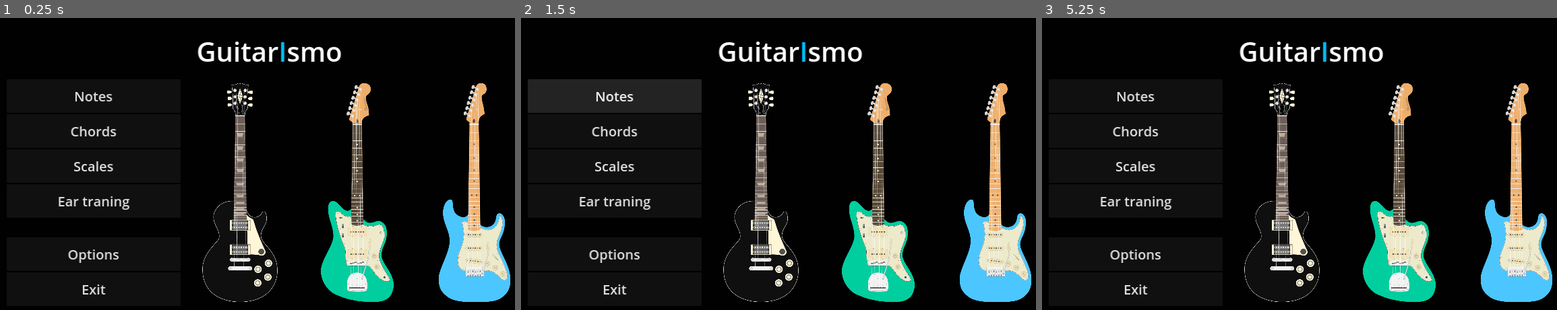
Above: before the commit, frames 1-3 (left to right).
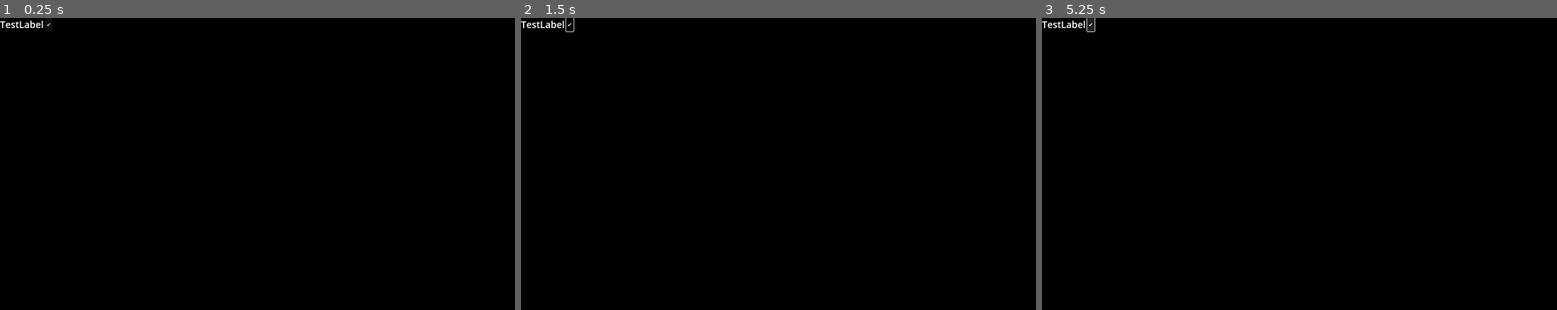
Above: after the commit, the same moments.

Repository: alexander-smoktal/guitar-master
Game: Godot game, scene res://Scenes/SceneLoader/TestScene.tscn
Two runs of this game, one before a commit and one after it. Both use one fixed random seed, a clock stepped at 60 frames per second and the inputs below. Before the commit the project starts from res://Menu/MainMenu.tscn.
Inputs (mouse positions are in pixels of both pictures, inside the frame that each line leads up to):
- Up to frame 1 (0.25 s): no input
- Up to frame 2 (1.5 s): click (567, 23) at 0.5 s, where only the run after the commit has a clickable "✔"; click (613, 96) at 1.25 s, where only the run before the commit has a clickable "Notes"
- Up to frame 3 (5.25 s): click (1134, 131) at 2 s, where only the run before the commit has a clickable "Chords"; click (1134, 166) at 2.75 s, where only the run before the commit has a clickable "Scales"; click (1134, 201) at 3.5 s, where only the run before the commit has a clickable "Ear traning"; click (1134, 96) at 4.25 s, where only the run before the commit has a clickable "Notes"; click (1088, 23) at 5 s, where only the run after the commit has a clickable "✔"

The runs differ from the first frame. In frame 1, 13% of the frame differs, in the area x 0-100%, y 0-98%; in frame 2, 17%; in frame 3, 13%.

Commit message:
Add scene settings loader

Diff:
--- /dev/null
+++ b/Scenes/SceneLoader/Loader.gd
@@ -0,0 +1,64 @@
+extends Container
+
+class_name SettingsLoader
+
+enum ControlType { BOOL, INT, ENUM }
+
+const SCRIPT_PATH: String = "res://Scenes/SceneLoader/TestSettingsProvider.gd"
+
+# Called when the node enters the scene tree for the first time.
+func _ready():
+    var test_scene = load(SCRIPT_PATH)
+
+    var settings: Object = test_scene.get_settings()
+
+    for prop in settings.get_property_list():
+        if prop["name"] in ["RefCounted", "script", "Built-in script"]:
+            continue
+
+        var a_name = SettingsLoader.__parse_name(prop["name"])
+        var type = SettingsLoader.__parse_type(prop["type"], prop["class_name"])
+
+        var enum_variants = []
+        if type == ControlType.ENUM:
+            enum_variants = SettingsLoader.__parse_enum_variants(prop["class_name"])
+        self.__add_entry(a_name, type, enum_variants)
+
+func __add_entry(a_name: String, type: ControlType, enum_variants: Array):
+    print("Name: ", a_name, " type: ", type, " enums: ", enum_variants)
+
+static func __parse_name(a_name: String) -> String:
+    var words = a_name.split("_")
+    words[0] = words[0].capitalize()
+    return " ".join(words)
+
+static func __parse_type(type: int, a_class_name: String) -> ControlType:
+    if type == Variant.Type.TYPE_BOOL:
+        return ControlType.BOOL
+    elif type == Variant.Type.TYPE_INT:
+        if a_class_name:
+            return ControlType.ENUM
+        else:
+            return ControlType.INT
+    else:
+        assert(false, "Invalid settings type. Not a bool, int or enum")
+
+    return ControlType.BOOL
+
+
+static func __parse_enum_variants(a_class_name: String) -> Array:
+    # splits `res://Scenes/SceneLoader/TestSettingsProvider.gd.TestEnum` into scpript and enum name
+    var enum_components = a_class_name.rsplit(".", false, 1)
+
+    var enum_obj = load(enum_components[0])
+
+    var result = []
+    for variant in enum_obj[enum_components[1]]:
+        var words = variant.split("_")
+        for i in len(words):
+            if i == 0:
+                words[i] = words[i].capitalize()
+            else:
+                words[i] = words[i].to_lower()
+        result.append(" ".join(words))
+    return result
--- /dev/null
+++ b/Scenes/SceneLoader/TestScene.tscn
@@ -0,0 +1,34 @@
+[gd_scene load_steps=2 format=3 uid="uid://boucm425yo43w"]
+
+[ext_resource type="Script" path="res://Scenes/SceneLoader/Loader.gd" id="1_3ghj1"]
+
+[node name="TestScene" type="Container"]
+anchors_preset = 15
+anchor_right = 1.0
+anchor_bottom = 1.0
+grow_horizontal = 2
+grow_vertical = 2
+script = ExtResource("1_3ghj1")
+
+[node name="HBoxContainer" type="HBoxContainer" parent="."]
+layout_mode = 2
+size_flags_vertical = 3
+alignment = 1
+
+[node name="GridContainer" type="GridContainer" parent="HBoxContainer"]
+layout_mode = 2
+size_flags_horizontal = 3
+columns = 2
+
+[node name="Label" type="Label" parent="HBoxContainer/GridContainer"]
+layout_mode = 2
+size_flags_horizontal = 3
+size_flags_vertical = 2
+theme_override_font_sizes/font_size = 28
+text = "TestLabel"
+vertical_alignment = 1
+
+[node name="Button" type="Button" parent="HBoxContainer/GridContainer"]
+layout_mode = 2
+toggle_mode = true
+text = "✔"
--- /dev/null
+++ b/Scenes/SceneLoader/TestSettingsProvider.gd
@@ -0,0 +1,15 @@
+extends Object
+
+enum TestEnum {
+    TEST_ONE,
+    TEST_TWO_TWO,
+    Three }
+
+class TestSettings:
+    var test_bool: bool = true
+    var tes_int: int = 0
+    var test_enum: TestEnum = TestEnum.TEST_ONE
+
+
+static func get_settings() -> TestSettings:
+    return TestSettings.new()
--- a/project.godot
+++ b/project.godot
@@ -11,8 +11,8 @@
 [application]
 
 config/name="GuitarMaster"
-run/main_scene="res://Menu/MainMenu.tscn"
-config/features=PackedStringArray("4.1", "Mobile")
+run/main_scene="res://Scenes/SceneLoader/TestScene.tscn"
+config/features=PackedStringArray("4.2", "Mobile")
 config/icon="res://icon.svg"
 
 [display]
@@ -31,4 +31,5 @@
 
 environment/defaults/default_clear_color=Color(0.00392157, 0.00392157, 0.00392157, 1)
 anti_aliasing/quality/msaa_2d=3
+anti_aliasing/quality/screen_space_aa=1
 anti_aliasing/quality/use_taa=true
